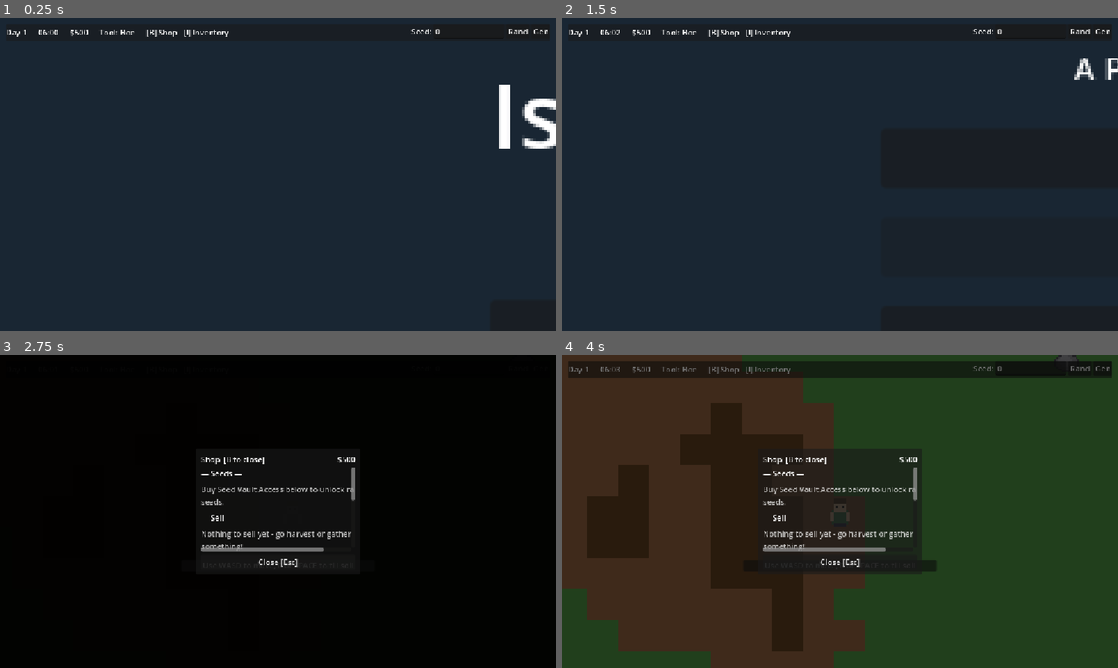
Above: before the commit, frames 1-4 (two rows, left to right).
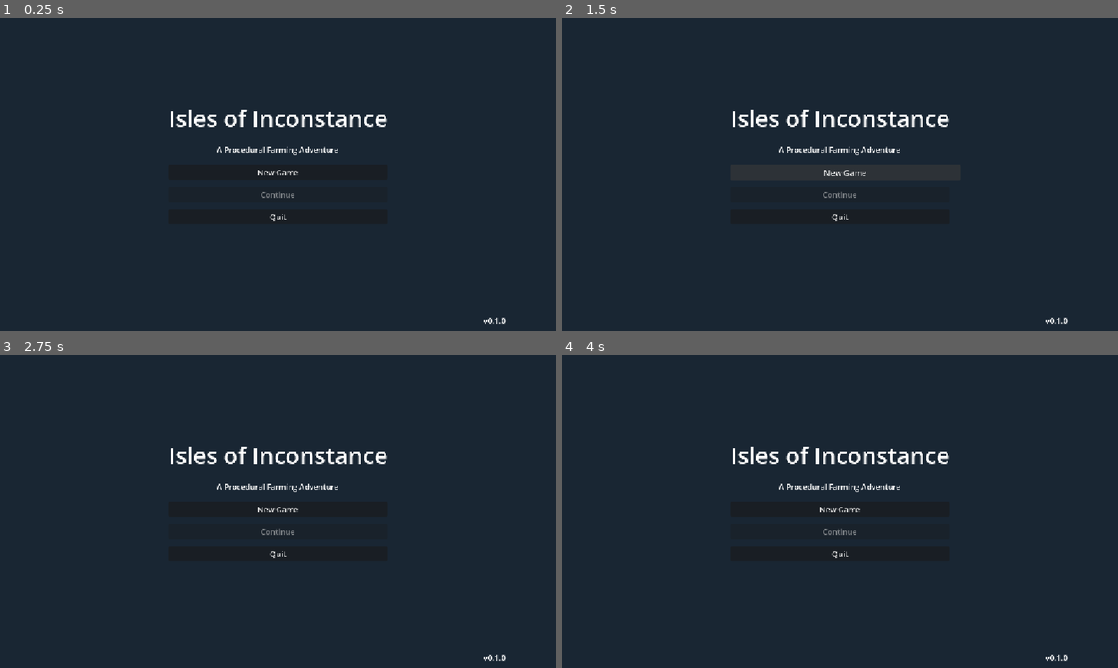
Above: after the commit, the same moments.

Repository: chrisriv10/Isles-of-Inconstance
Game: Godot game, scene res://scenes/Bootstrap.tscn
The game is run twice, just before and just after one commit, with the same random seed, the same clock (stepped at 60 frames per second) and the same inputs.
Inputs (mouse positions are in pixels of both pictures, inside the frame that each line leads up to):
- Up to frame 1 (0.25 s): no input
- Up to frame 2 (1.5 s): click (840, 171) at 0.5 s, where only the run after the commit has a clickable "New Game"; click (845, 171) at 1.25 s, where only the run after the commit has a clickable "New Game"
- Up to frame 3 (2.75 s): tap Enter at 2 s; move the mouse to (400, 495) at 2.02 s; hold D (move_right) from 2.03 s (still down); hold E (interact) from 2.03 s (still down); click (400, 495) at 2.17 s; tap B (open_shop) at 2.27 s
- Up to frame 4 (4 s): release D (move_right) at 2.75 s; release E (interact) at 2.75 s; drag from (728, 527) to (1084, 358) at 2.77 s; click (1079, 367) at 3.5 s, where only the run before the commit has a clickable "Rand"

The runs differ from the first frame. In frame 1, 2.7% of the frame differs, in the area x 1-100%, y 3-98%; in frame 2, 1.9%; in frame 3, 97%, in the area x 0-100%, y 0-100%; in frame 4, 95%.

Commit message:
fix: Changed positioning for main menu

Diff:
--- a/scenes/Bootstrap.tscn
+++ b/scenes/Bootstrap.tscn
@@ -1,13 +1,18 @@
-[gd_scene load_steps=3 format=3]
+[gd_scene format=3 uid="uid://bc2l82n6mgtsm"]
 
-[ext_resource type="Script" path="res://scripts/Bootstrap.gd" id="1"]
+[ext_resource type="Script" uid="uid://cq31hboi5pon6" path="res://scripts/Bootstrap.gd" id="1"]
 [ext_resource type="PackedScene" path="res://scenes/MainMenu.tscn" id="2"]
 [ext_resource type="PackedScene" path="res://scenes/Main.tscn" id="3"]
 
-[node name="Bootstrap" type="Node"]
+[node name="Bootstrap" type="Node" unique_id=596273848]
 script = ExtResource("1")
 
-[node name="MainMenu" parent="." instance=ExtResource("2")]
+[node name="CanvasLayer" type="CanvasLayer" parent="." unique_id=196920424]
 
-[node name="Game" parent="." instance=ExtResource("3")]
+[node name="MainMenu" parent="CanvasLayer" unique_id=532704916 instance=ExtResource("2")]
+grow_horizontal = 2
+grow_vertical = 2
+
+[node name="Game" parent="." unique_id=1640694204 instance=ExtResource("3")]
+process_mode = 2
 visible = false
--- a/scenes/Main.tscn
+++ b/scenes/Main.tscn
@@ -15,6 +15,7 @@
 [node name="Player" parent="." instance=ExtResource("3")]
 
 [node name="HUD" parent="." instance=ExtResource("4")]
+visible = false
 
 [node name="ShopUI" parent="." instance=ExtResource("5")]
 
--- a/scripts/Bootstrap.gd
+++ b/scripts/Bootstrap.gd
@@ -19,12 +19,14 @@
 		main_menu.quit_requested.connect(_on_quit)
 
 func _on_new_game() -> void:
-	# Fade to black
+	print("New Game requested") # Debug print
+	# Fade to black (optional visual feedback)
 	var tween := create_tween()
 	tween.tween_interval(0.2)
 	tween.tween_callback(_start_new_game)
 
 func _on_continue() -> void:
+	print("Continue requested") # Debug print
 	# Fade to black
 	var tween := create_tween()
 	tween.tween_interval(0.2)
@@ -34,21 +36,36 @@
 	get_tree().quit()
 
 func _start_new_game() -> void:
-	main_menu.visible = false
-	game.visible = true
+	# CRITICAL FIX: Explicitly hide and disable the menu first
+	if main_menu:
+		main_menu.visible = false
+		main_menu.process_mode = Node.PROCESS_MODE_DISABLED
+
+	if game:
+		game.process_mode = Node.PROCESS_MODE_INHERIT
+		game.visible = true
+
+	# Show HUD now that game is starting
+	var hud: Control = null
+	if game and game.has_node("HUD"):
+		hud = game.get_node("HUD")
+		hud.visible = true
 
 	# Reset game state
 	SaveManager.delete_save()
 
 	# Reinitialize the game
-	var world := game.get_node("World")
-	if world:
+	var world: Node2D = null
+	if game and game.has_node("World"):
+		world = game.get_node("World")
 		world.generate_world()
 
-		var player := game.get_node("Player")
-		if player:
-			var spawn_cell := Vector2i(world.world_width / 2, world.world_height / 2)
-			player.global_position = world.cell_to_world(spawn_cell)
+		var player: CharacterBody2D = null
+		if game and game.has_node("Player"):
+			player = game.get_node("Player")
+			if world and player:
+				var spawn_cell := Vector2i(world.world_width / 2, world.world_height / 2)
+				player.global_position = world.cell_to_world(spawn_cell)
 
 	# Reset managers
 	GameManager.current_day = 1
@@ -67,19 +84,29 @@
 	GameManager.time_changed.emit(GameManager.get_hour(), GameManager.get_minute())
 	GameManager.money_changed.emit(GameManager.money)
 
-	# Fade in
-	var hud := game.get_node("HUD")
+	# Fade in (re-use the 'hud' variable defined above)
 	if hud and hud.has_method("fade_to_black"):
 		hud.fade_to_black(0.3)
 
 func _load_game() -> void:
-	main_menu.visible = false
-	game.visible = true
+	# CRITICAL FIX: Explicitly hide and disable the menu first
+	if main_menu:
+		main_menu.visible = false
+		main_menu.process_mode = Node.PROCESS_MODE_DISABLED
+
+	if game:
+		game.process_mode = Node.PROCESS_MODE_INHERIT
+		game.visible = true
+
+	# Show HUD now that game is starting
+	var hud: Control = null
+	if game and game.has_node("HUD"):
+		hud = game.get_node("HUD")
+		hud.visible = true
 
 	# Load the save file
 	SaveManager.load_game()
 
-	# Fade in
-	var hud := game.get_node("HUD")
+	# Fade in (re-use the 'hud' variable defined above)
 	if hud and hud.has_method("fade_to_black"):
 		hud.fade_to_black(0.3)
--- a/tilesets/ground_tileset.tres
+++ b/tilesets/ground_tileset.tres
@@ -1,10 +1,9 @@
-[gd_resource type="TileSet" load_steps=3 format=3]
+[gd_resource type="TileSet" format=3 uid="uid://bp2m4vrwbo6ki"]
 
-[ext_resource type="Texture2D" path="res://assets/sprites/tileset.png" id="1"]
+[ext_resource type="Texture2D" uid="uid://5h2x6i0lhat1" path="res://assets/sprites/tileset.png" id="1"]
 
 [sub_resource type="TileSetAtlasSource" id="TileSetAtlasSource_1"]
 texture = ExtResource("1")
-texture_region_size = Vector2i(16, 16)
 0:0/0 = 0
 1:0/0 = 0
 2:0/0 = 0
@@ -15,5 +14,4 @@
 7:0/0 = 0
 
 [resource]
-tile_size = Vector2i(16, 16)
 sources/0 = SubResource("TileSetAtlasSource_1")
